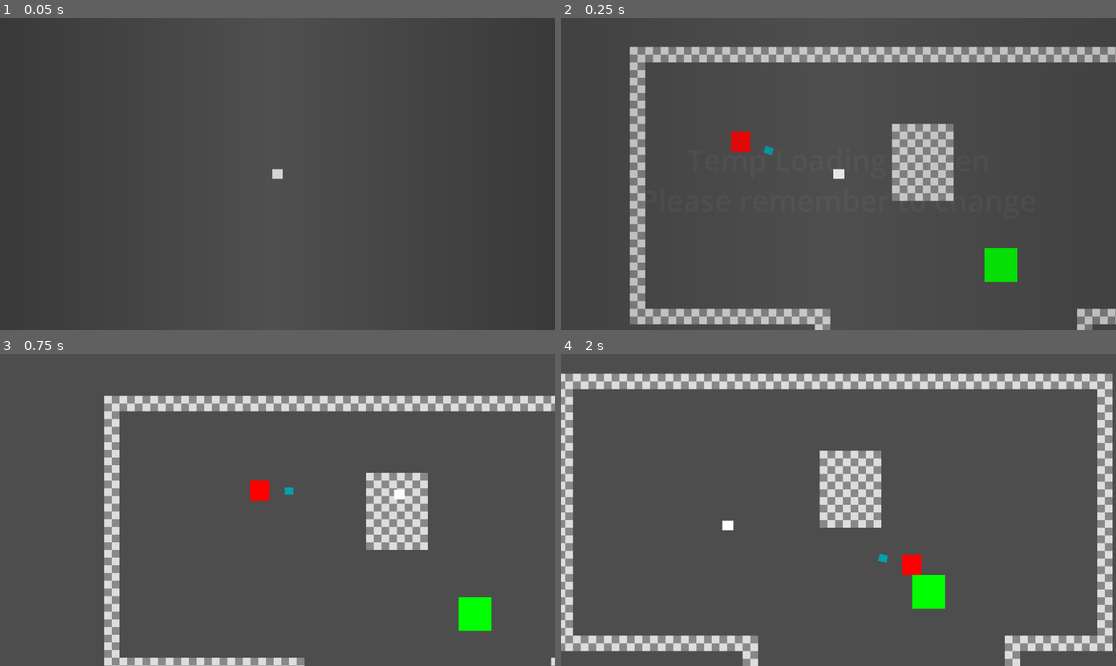
Above: before the commit, frames 1-4 (two rows, left to right).
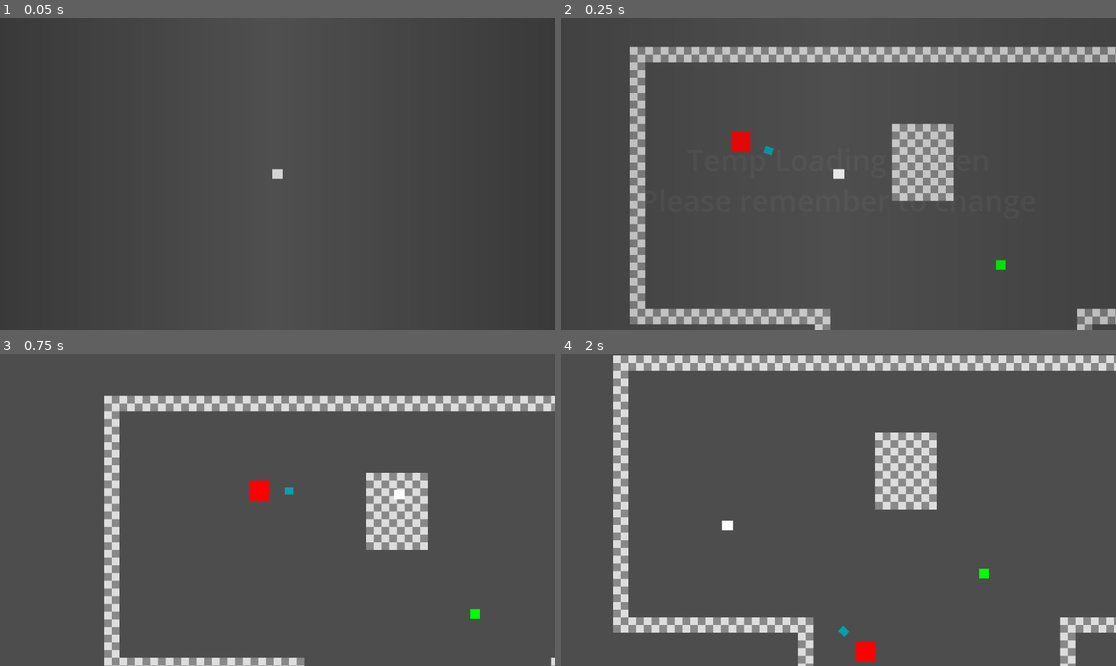
Above: after the commit, the same moments.

Repository: oman276/SpyGame
Game: Godot game, scene res://scenes/levels/root.tscn
The game is run twice, just before and just after one commit, with the same random seed, the same clock (stepped at 60 frames per second) and the same inputs.
Inputs (mouse positions are in pixels of both pictures, inside the frame that each line leads up to):
- Up to frame 1 (0.05 s): no input
- Up to frame 2 (0.25 s): no input
- Up to frame 3 (0.75 s): tap Enter (drop, bound only before the commit) at 0.5 s; move the mouse to (399, 494) at 0.52 s; hold D (move_right) from 0.53 s (still down); tap Q (drop, bound only after the commit) at 0.6 s
- Up to frame 4 (2 s): tap Enter (drop, bound only before the commit) at 0.8, 1.35 s; move the mouse to (727, 525) at 1.27 s; release D (move_right) at 1.28 s; hold S (move_down) from 1.28 s (still down); tap E (pick_up) at 1.55 s

Frame 1 is identical in both runs. In frame 2, 0.6% of the frame differs, in the area x 76-83%, y 73-85%; in frame 3, 0.6%; in frame 4, 27%, in the area x 0-100%, y 0-100%.

Commit message:
basic pickups ready

Diff:
--- a/project.godot
+++ b/project.godot
@@ -18,10 +18,6 @@
 [autoload]
 
 GameManager="*res://scripts/game_manager.gd"
-
-[display]
-
-window/size/mode=2
 
 [input]
 
@@ -66,7 +62,7 @@
 }
 drop={
 "deadzone": 0.2,
-"events": [Object(InputEventKey,"resource_local_to_scene":fa …(140 unchanged characters)… d":false,"keycode":0,"physical_keycode":4194309,"key_label":0,"unicode":0,"location":0,"echo":false,"script":null)
+"events": [Object(InputEventKey,"resource_local_to_scene":fa …(140 unchanged characters)… d":false,"keycode":0,"physical_keycode":81,"key_label":0,"unicode":113,"location":0,"echo":false,"script":null)
 ]
 }
 
--- a/scenes/levels/test_scene.tscn
+++ b/scenes/levels/test_scene.tscn
@@ -23,5 +23,5 @@
 target_is_physics = true
 smoothing_speed = 1.0
 
-[node name="BasePickup" parent="." instance=ExtResource("4_ad8uc")]
+[node name="BasePickupTest" parent="." instance=ExtResource("4_ad8uc")]
 position = Vector2(770, 453)
--- a/scenes/pickups/base_pickup.tscn
+++ b/scenes/pickups/base_pickup.tscn
@@ -1,4 +1,8 @@
-[gd_scene load_steps=4 format=3 uid="uid://n7wonoyglswl"]
+[gd_scene load_steps=5 format=3 uid="uid://n7wonoyglswl"]
+
+[ext_resource type="Script" uid="uid://bp5yt2xt0r5u6" path="res://scripts/pickups/pickup.gd" id="1_uog1a"]
+
+[sub_resource type="RectangleShape2D" id="RectangleShape2D_2xend"]
 
 [sub_resource type="Gradient" id="Gradient_2xend"]
 colors = PackedColorArray(0, 1, 0, 1, 0, 1, 0, 1)
@@ -6,14 +10,8 @@
 [sub_resource type="GradientTexture1D" id="GradientTexture1D_uog1a"]
 gradient = SubResource("Gradient_2xend")
 
-[sub_resource type="RectangleShape2D" id="RectangleShape2D_2xend"]
-size = Vector2(73, 77)
-
 [node name="BasePickup" type="Node2D"]
-
-[node name="Sprite2D" type="Sprite2D" parent="."]
-scale = Vector2(0.265, 70)
-texture = SubResource("GradientTexture1D_uog1a")
+script = ExtResource("1_uog1a")
 
 [node name="RigidBody2D" type="RigidBody2D" parent="."]
 collision_layer = 3
@@ -21,5 +19,8 @@
 gravity_scale = 0.0
 
 [node name="CollisionShape2D" type="CollisionShape2D" parent="RigidBody2D"]
-position = Vector2(0.5, 1.5)
 shape = SubResource("RectangleShape2D_2xend")
+
+[node name="Sprite2D" type="Sprite2D" parent="RigidBody2D/CollisionShape2D"]
+scale = Vector2(0.076, 20)
+texture = SubResource("GradientTexture1D_uog1a")
--- a/scenes/player.tscn
+++ b/scenes/player.tscn
@@ -21,8 +21,8 @@
 radius = 144.838
 
 [node name="Player" type="CharacterBody2D"]
-collision_layer = 0
-collision_mask = 2
+collision_layer = 3
+collision_mask = 3
 script = ExtResource("1_ggdjh")
 speed = 650.0
 acceleration = 5000.0
@@ -60,3 +60,5 @@
 shape = SubResource("CircleShape2D_3vyb7")
 
 [connection signal="timeout" from="DodgeTimer" to="." method="_on_dodge_timer_timeout"]
+[connection signal="body_entered" from="Item Detection Zone" to="." method="_on_item_detection_zone_body_entered"]
+[connection signal="body_exited" from="Item Detection Zone" to="." method="_on_item_detection_zone_body_exited"]
--- a/scripts/pickups/pickup.gd
+++ b/scripts/pickups/pickup.gd
@@ -3,20 +3,33 @@
 
 var base_scale : Vector2 = Vector2(1, 1)
 @export var held_scale : Vector2 = Vector2(1, 1)
+@onready var rigid_body : RigidBody2D = $RigidBody2D
 
 func click_action(player_pos : Vector2, mouse_pos : Vector2):
 	print("click action pressed")
 
 func pick_up():
-	print("object picked up")
-	pass
+	print(name, "picked up")
+	# Disable physics when picked up
+	if rigid_body:
+		rigid_body.freeze = true
+		rigid_body.set_collision_layer_value(1, false)  # Disable collision layer 1
+		rigid_body.set_collision_layer_value(2, false)  # Disable collision layer 2
+		rigid_body.set_collision_mask_value(1, false)   # Disable collision mask 1
+		rigid_body.set_collision_mask_value(2, false)   # Disable collision mask 2
 
 func drop():
-	print("object dropped")
-	pass
+	print(name, "dropped")
+	# Re-enable physics when dropped
+	if rigid_body:
+		rigid_body.freeze = false
+		rigid_body.set_collision_layer_value(1, true)   # Re-enable collision layer 1
+		rigid_body.set_collision_layer_value(2, true)   # Re-enable collision layer 2
+		rigid_body.set_collision_mask_value(1, true)    # Re-enable collision mask 1
+		rigid_body.set_collision_mask_value(2, true)    # Re-enable collision mask 2
 
 func next_to_pick_up(is_next : bool):
 	if is_next:
-		print("This is next to pick up")
+		print(name, "This is next to pick up")
 	else:
-		print("This is no longer next to pick up")
+		print(name, "This is no longer next to pick up")
--- a/scripts/player.gd
+++ b/scripts/player.gd
@@ -85,10 +85,34 @@
 	dodge_timer.start(dodge_duration_sprinting if is_sprinting() else dodge_duration)
 
 func _pick_up():
-	print("pick up")
+	var item = _pop_pickup_from_list()
+	if item != null:
+		if held_object != null:
+			_drop()
+			await get_tree().process_frame
+		held_object = item
+		held_object.pick_up()
 
-func _drop():
-	print("drop")
+		if held_object.get_parent() != null:
+			get_parent().remove_child(held_object)
+		HoldPoint.add_child(held_object)
+		held_object.global_position = HoldPoint.global_position
+		held_object.rotation = 0
+		print("picked up item ", item.name)
+
+func _drop() -> Node2D:
+	if held_object != null:
+		HoldPoint.remove_child(held_object)
+		get_parent().add_child(held_object)
+		held_object.global_position = HoldPoint.global_position
+		held_object.rotation = 0
+		print("dropped item ", held_object.name)
+		held_object.drop()
+		var original_held = held_object
+		held_object = null
+		return original_held
+	return null
+
 
 func _add_pickup_to_list(pickup: Pickup):
 	held_object_list.append(pickup)
@@ -116,3 +140,17 @@
 	elif item == null and next_held_object != null:
 		next_held_object.next_to_pick_up(false)
 		next_held_object = null
+
+func _on_item_detection_zone_body_entered(body:Node2D):
+	var pickup = body.get_parent()
+	if pickup is Pickup:
+		print(pickup.name, "has entered zone")
+		_add_pickup_to_list(pickup)
+		_update_next_pickup()
+
+func _on_item_detection_zone_body_exited(body:Node2D):
+	var pickup = body.get_parent()
+	if pickup is Pickup:
+		print(pickup.name, "has exited zone")
+		_remove_pickup_from_list(pickup)
+		_update_next_pickup()
